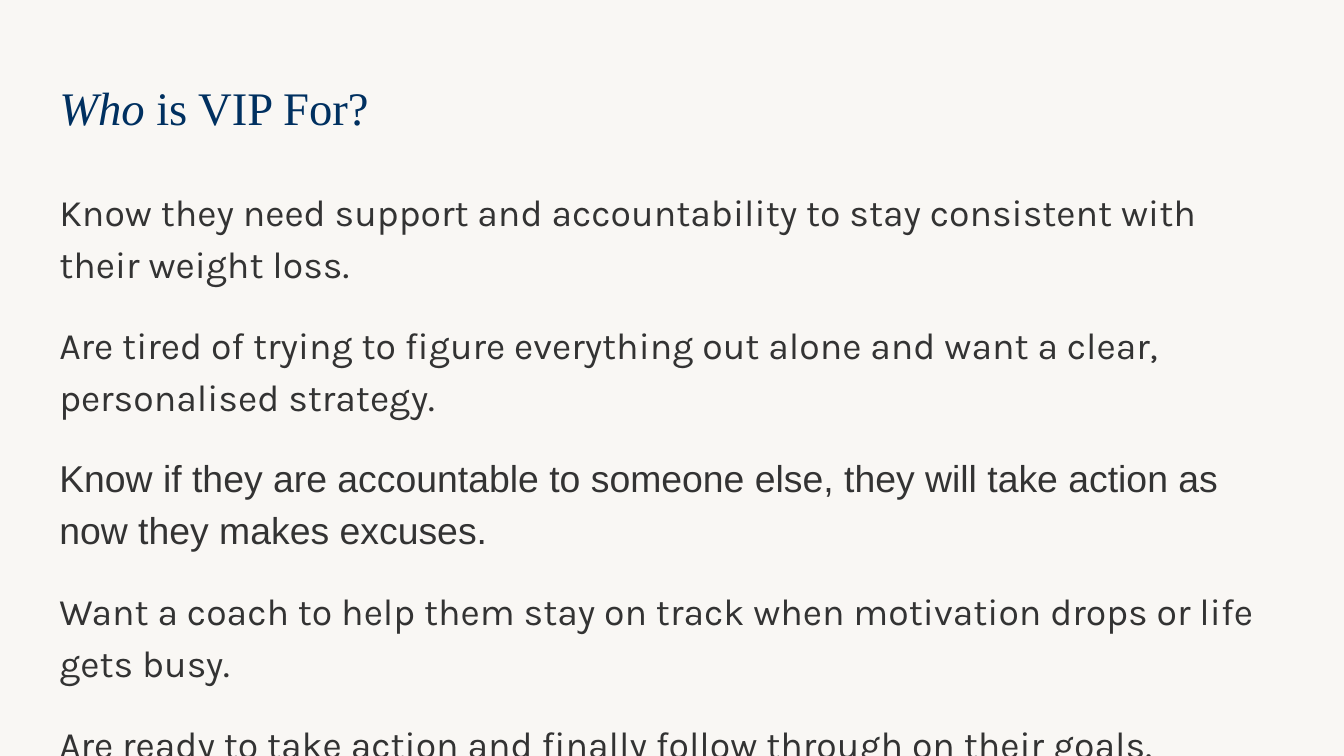
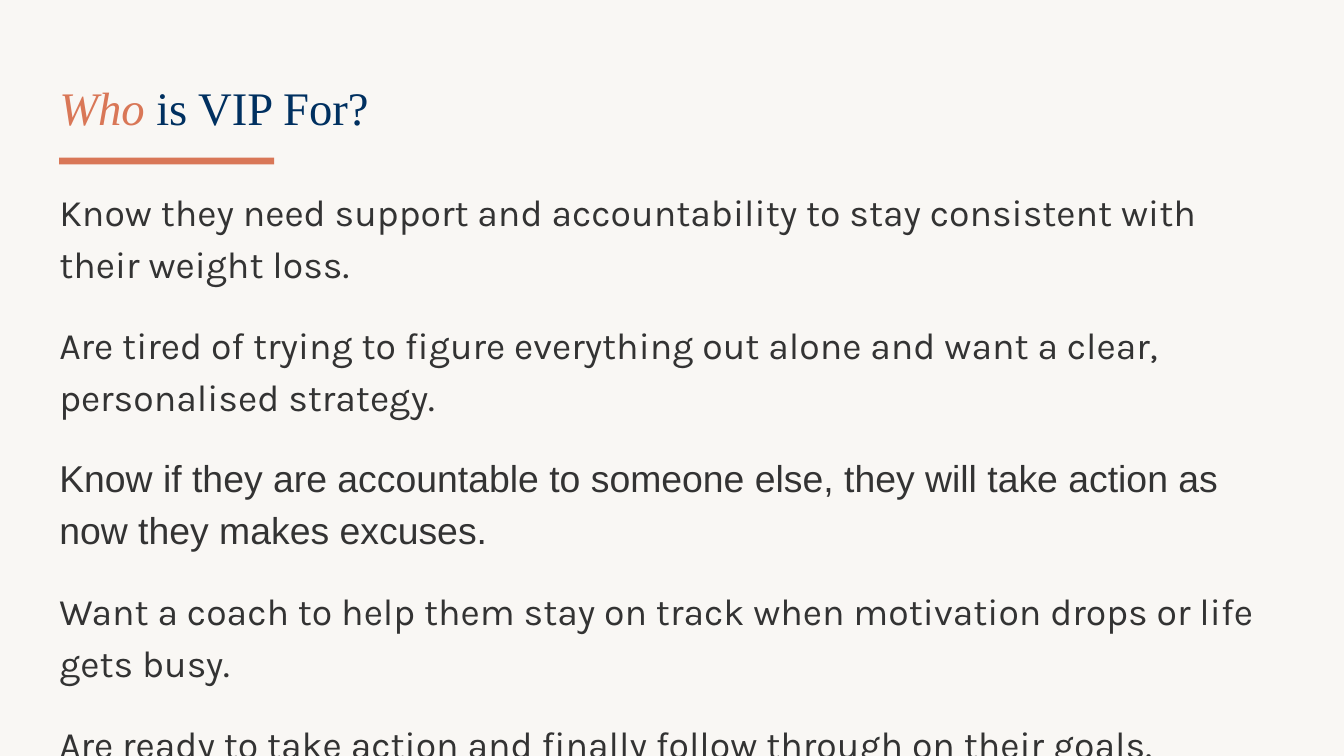
Before and after one commit to WeAreWLA/21-day-reset, a slide deck: slide 36 of wla-vip-121-launch.pptx. Drawn at 1344x756 pixels with LibreOffice and Linux fonts; fonts in the diff are those of the drawing. Boxes give left, top, right and bottom in pixels: in the first picture for what was removed or moved away, otherwise in the second. Text is boxed around its words. In the diff, an @@ line names an element or a change of style, - is before the commit and + after.

```diff
--- a/wla-vip-121-launch.pptx
+++ b/wla-vip-121-launch.pptx
@@ title "Who is VIP For?" at <box>59,92,368,126</box>: text colour #003060 to #D97757 in "Who" @@
@@ rectangle added at <box>59,157,274,164</box>, fill #D97757 @@
```
Also in this commit, not shown: 17 other slides changed.
